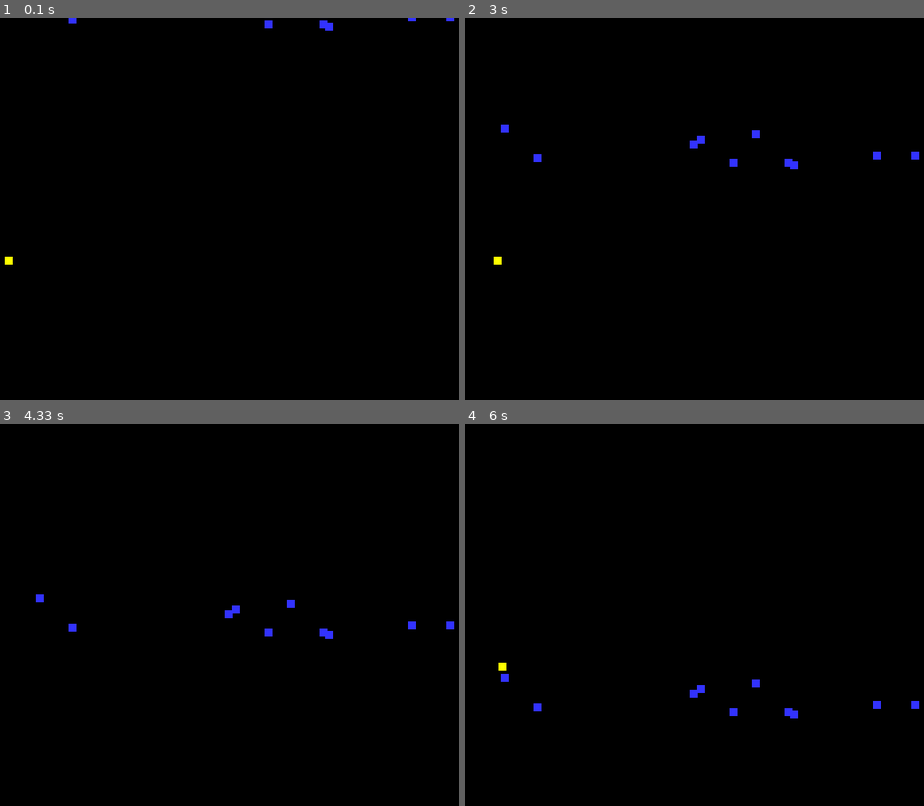
Above: before the commit, frames 1-4 (two rows, left to right).
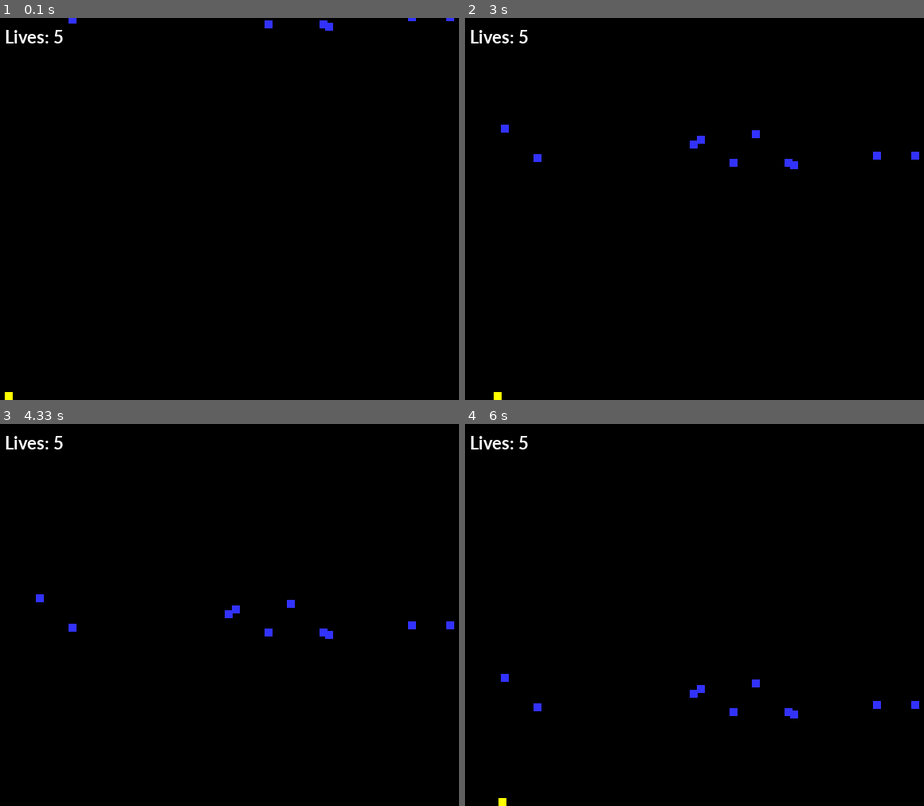
Above: after the commit, the same moments.

Repository: JavierRT7/RamosTurnes-classwork
Game: pygame game, started from pyGame/Space Invaders/Invaders.py
Same seed, same stepped clock (60 frames per second), same inputs: the game is played once before the commit and once after it.
Inputs:
- Up to frame 1 (0.1 s): no input
- Up to frame 2 (3 s): hold Left 0.33-0.87 s; hold Left 0.9-1.3 s; hold Right 1.33-1.97 s; hold Right 2.5-2.97 s
- Up to frame 3 (4.33 s): hold Right 3-3.47 s; hold Left 3.5-4.03 s; hold Left from 4.07 s (still down)
- Up to frame 4 (6 s): release Left at 4.47 s; hold Right 4.5-5.13 s; hold Left 5.17-5.63 s; hold Right from 5.67 s (still down)

The runs differ from the first frame. In frame 1, 0.3% of the frame differs, in the area x 1-14%, y 3-100%; in frame 2, 0.3%; in frame 3, 0.2%; in frame 4, 0.3%.

Commit message:
Update Invaders.py

Diff:
--- a/pyGame/Space Invaders/Invaders.py
+++ b/pyGame/Space Invaders/Invaders.py
@@ -49,7 +49,7 @@
     # Set the position of the sprite
     self.rect = self.image.get_rect()
     self.rect.x = 10
-    self.rect.y = 300
+    self.rect.y = 470
     ### SRC - I'm not sure what the line below was trying to do...
     ##self.rect = (300, size[0] - height)
   #End Procedure
@@ -59,10 +59,10 @@
     self.rect.x = self.rect.x + self.speed
 #End Class
 
-
-
 # -- Exit game flag set to false
 done = False
+lives = 5
+Lives = "Lives: 5"
 # Create a list of the snow blocks
 invader_group = pygame.sprite.Group()
 player_group = pygame.sprite.Group()
@@ -96,10 +96,33 @@
         player.speed = 0 # speed set to 0
   #Next event
   # -- Game logic goes after this comment
+  # -- when invader hits the player add 5 to score.
+  player_hit_group = pygame.sprite.spritecollide(player, invader_group, True)
+  for foo in player_hit_group:
+    lives = lives - 1
+    if lives == 4:
+      Lives = "Lives: 4"
+    #End If
+    if lives == 3:
+      Lives = "Lives: 3"
+    #End If
+    if lives == 2:
+      Lives = "Lives: 2"
+    #End If
+    if lives == 1:
+      Lives = "Lives: 1"
+    #End If
+    if lives == 0:
+      Lives = "Lives: 0"
+    #End If
+  #Next Event
   all_sprites_group.update()
   # -- Screen background is BLACK
   screen.fill (BLACK)
   # -- Draw here
+  font = pygame.font.SysFont('Calibri', 25, True, False)
+  text = font.render(Lives, True, WHITE)
+  screen.blit(text, [10, 10])
   all_sprites_group.draw (screen)
   # -- flip display to reveal new position of objects
   pygame.display.flip()
